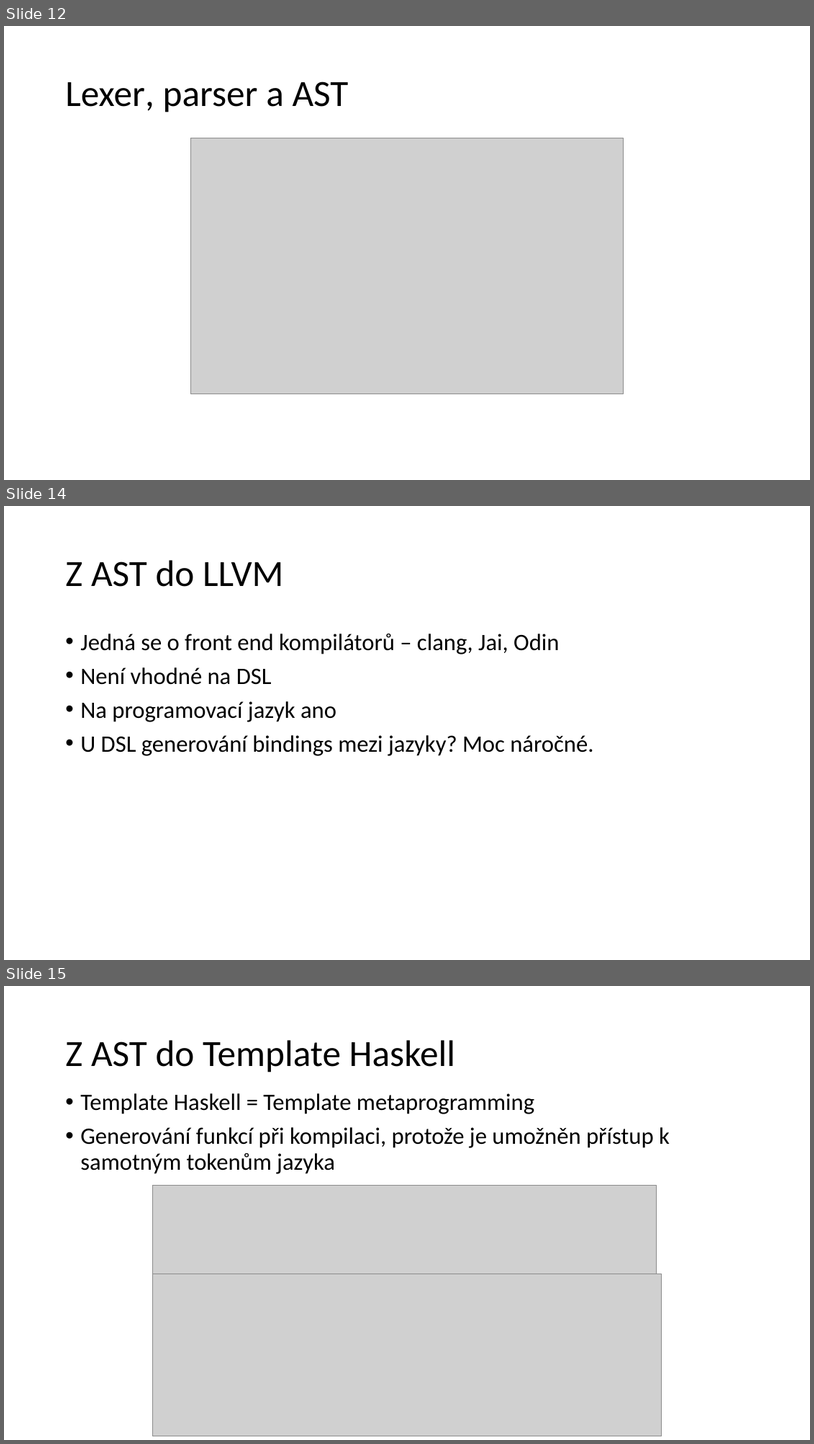
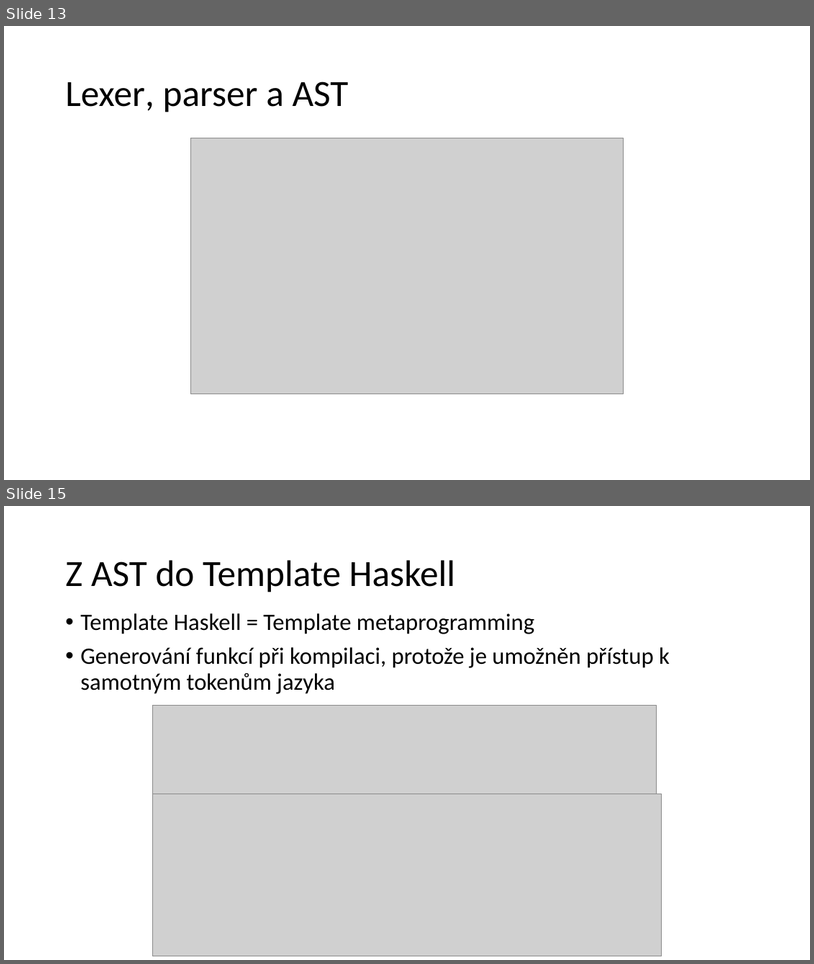
Before and after one commit to SturdyPose/Taskell-bachelor-thesis, a slide deck: TacitProgramming.pptx. Shown one above the other, each under a label of ours: slides 12, 14 and 15 before the commit, slides 13 and 15 after it; the slides between them are not shown. The pictures are 814x1444 and 814x964 pixels, drawn with LibreOffice and Linux fonts; fonts in the diff are those of the drawing; grey boxes stand for pictures. Boxes give left, top, right and bottom in pixels: in the first picture for what was removed or moved away, otherwise in the second. Text is boxed around its words. In the diff, an @@ line names an element or a change of style, - is before the commit and + after.

```diff
--- a/TacitProgramming.pptx
+++ b/TacitProgramming.pptx
@@ slide 14 removed at (x1=4, y1=506, x2=810, y2=960), background #FFFFFF @@
@@ title removed at (x1=65, y1=560, x2=283, y2=587) @@
-Z AST do LLVM
@@ text removed at (x1=80, y1=633, x2=594, y2=756) @@
-• Jedná se o front end kompilátorů – clang, Jai, Odin
-• Není vhodné na DSL
-• Na programovací jazyk ano
-• U DSL generování bindings mezi jazyky? Moc náročné.
@@ what was slide 12 is now slide 13 @@
```
Also in this commit, not shown: 6 slides changed, 3 slides added, 2 other slides removed.
